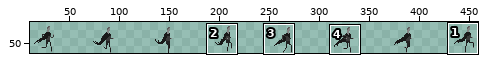
Two versions of one sprite sheet, Assets/Art/Spritesheets/Human Spritesheet/Human Running Animation.png. Above: a wide view before the commit, with the close-up outlined.
Close-up. The starting point:
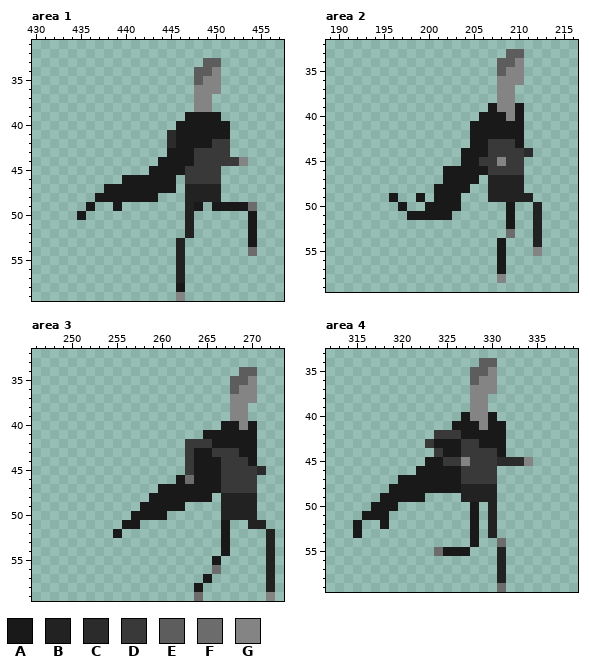
The file is 480x60 pixels. Colours within 5 levels of each other are drawn and written as one. Shown: area 1: x 430..457, y 31..59; area 2: x 189..216, y 32..59; area 3: x 246..273, y 32..59; area 4: x 312..339, y 33..59. The wide view leaves out empty margins. The commit also changed other parts of the picture, which this record leaves out.
Palette (. is transparent): A #191919  B #222222  C #2b2b2b  D #393939  E #5d5d5d  F #6c6c6c  G #848484
Pixels before, area 1, first column x 435:
33 ..............EE....
34 .............EEG....
35 .............EGG....
36 .............GGG....
37 .............GG.....
38 .............GG.....
39 ............AAAA....
40 ...........AAAAAA...
41 ..........CAAAAAA...
42 ..........CAAAADD...
43 ..........AAADDDD...
44 .........AAAADDDDDG.
45 ........AAAADDDD....
46 .....AAAAAA.DDDD....
47 ...AAAAAAAA.BBBB....
48 ..AAAAAAA...BBBB....
49 .A..A.......BA.AAAAF
50 A...........B......A
51 ............B......A
52 ............B......A
53 ...........B.......A
54 ...........B.......F
55 ...........B........
56 ...........B........
57 ...........B........
58 ...........A........
59 ...........G........
Pixels before, area 2, first column x 196:
33 .............EE..
34 ............EEG..
35 ............EGG..
36 ............GGG..
37 ............GG...
38 ............GG...
39 ...........AGGA..
40 ..........AAAGA..
41 .........AAAAAA..
42 .........AAAAAA..
43 .........AADDDA..
44 ........AAADDDDC.
45 ........AADDGDD..
46 ......AAAAADDDD..
47 ......AAAA.BBBB..
48 .....AAAA..BBBB..
49 A..A.AAA...BBBBB.
50 .A..AAAA.....A..B
51 ..AAAAA......A..B
52 .............A..B
53 .............F..B
54 ............A...B
55 ............A...G
56 ............A....
57 ............A....
58 ............G....
Pixels before, area 3, first column x 255:
34 ..............EE..
35 .............EEG..
36 .............EGG..
37 .............GGG..
38 .............GG...
39 .............GG...
40 ............AAGA..
41 ..........AAAAAA..
42 ........DDDAAAAA..
43 ........DAADDDAA..
44 ........DAAADDDA..
45 ........DAAADDDDC.
46 .......AFAAADDDD..
47 .....AAAAAAADDDD..
48 ....AAAAAAA.BBBB..
49 ...AAAAA....BBBB..
50 ..AAAA......BBBB..
51 .AA.........A..BB.
52 A...........A....B
53 ............A....B
54 ............A....B
55 ...........A.....B
56 ...........F.....B
57 ..........A......B
58 .........A.......B
59 .........F.......G
Pixels before, area 4, first column x 315:
34 ..............EE....
35 .............EEG....
36 .............EGG....
37 .............GGG....
38 .............GG.....
39 .............GG.....
40 ............AGGA....
41 ...........AAAGAA...
42 .........DDDAAAAA...
43 ........DAAADDAAA...
44 .........DAADDDDA...
45 ........AADDGDDDCCCG
46 .......AAAAADDDD....
47 .....AAAAAAADDDD....
48 ....AAAAAAAABBBB....
49 ...AAAAA....BBBB....
50 ..AAA........A.B....
51 .AAA.........A.B....
52 A..A.........A.B....
53 A............A.B....
54 .............A..F...
55 .........FAAA...B...
56 ................B...
57 ................B...
58 ................B...
59 ................F...
Once edited:
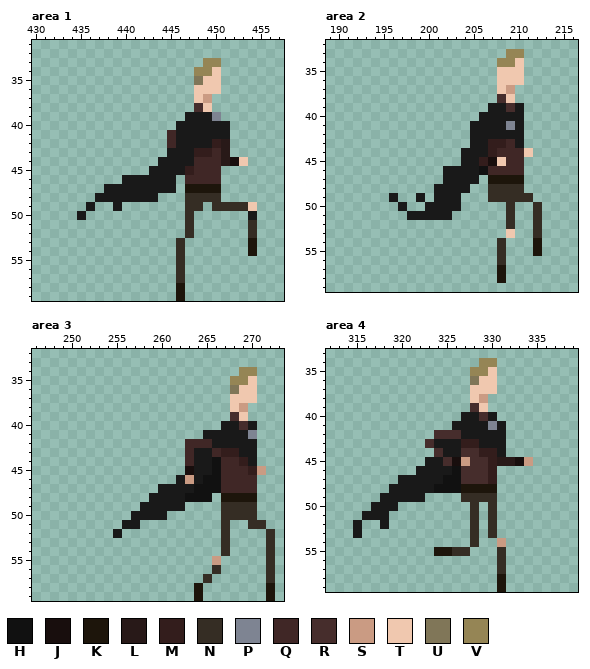
Colours new in this view: H #111111  J #180e0d  K #1d150b  L #281918  M #331d1c  N #352d24  P #7e8492  Q #402726  R #462d2c  S #ca9b83  T #f0c8af  U #807658  V #958555
What changed:
Changed rows in their new state; - is an unchanged pixel.
Area 1:
first column x 445:
33 ----VV----
34 ---VVT----
35 ---UTT----
36 ---TTT----
37 ---TS-----
38 ---RT-----
39 -----P----
41 Q---------
42 Q----ML---
43 ---MMQL---
44 ---QQQLJT-
45 --MQQQ----
46 --QQQQ----
47 --KKKK----
48 --NNNN----
49 --NN-NNNNT
50 --N-------
51 --N------N
52 --N------N
53 -N-------K
54 -N-------K
55 -N--------
56 -N--------
57 -N--------
58 -K--------
59 -K--------
Area 2:
first column x 206:
33 ---VV--
34 --VVT--
35 --TTT--
36 --TTT--
37 --TS---
38 --RT---
39 --AR---
40 ---A---
41 ---P---
43 -MMQ---
44 -MQQQT-
45 MJTQQ--
46 HQQQQ--
47 -KKKK--
48 -NNNN--
49 -NNNNN-
50 ---N--N
51 ---N--N
52 ---N--N
53 ---T--N
54 --N---K
55 --N---K
56 --N----
57 --K----
58 --K----
Area 3:
first column x 263:
34 ------VV--
35 -----VVT--
36 -----UTT--
37 -----TTT--
38 -----TS---
39 -----RT---
40 ------R---
41 -------P--
42 QQQ-------
43 Q--QMM----
44 Q--HQQM---
45 J--HQQQMS-
46 S-HHQQQQ--
47 -HHHQQQQ--
48 HHH-KKKK--
49 ----NNNN--
50 ----NNNN--
51 ----N--NN-
52 ----N----N
53 ----N----N
54 ----N----N
55 ---S-----N
56 ---N-----N
57 --N------N
58 -K-------K
59 -K-------K
Area 4:
first column x 323:
34 ------VV----
35 -----VVT----
36 -----UTT----
37 -----TTT----
38 -----TS-----
39 -----RT-----
40 -----AR-----
41 ------AP----
42 -RRR--------
43 R---MM------
44 -R--RRMM----
45 --RJSRRMLLJS
46 ---HRRRM----
47 --HHRRRM----
48 -HHHKKKK----
49 ----NNNN----
50 -----N-N----
51 -----N-N----
52 -----N-N----
53 -----N-N----
54 -----N--S---
55 -KKNN---N---
56 --------N---
57 --------N---
58 --------K---
59 --------K---
Boxes around the changes in both close-ups, in picture pixels (x1, y1, x2, y2):
changed: (167, 58, 257, 301)
changed: (479, 49, 542, 283)
changed: (185, 367, 275, 601)
changed: (425, 358, 533, 592)
